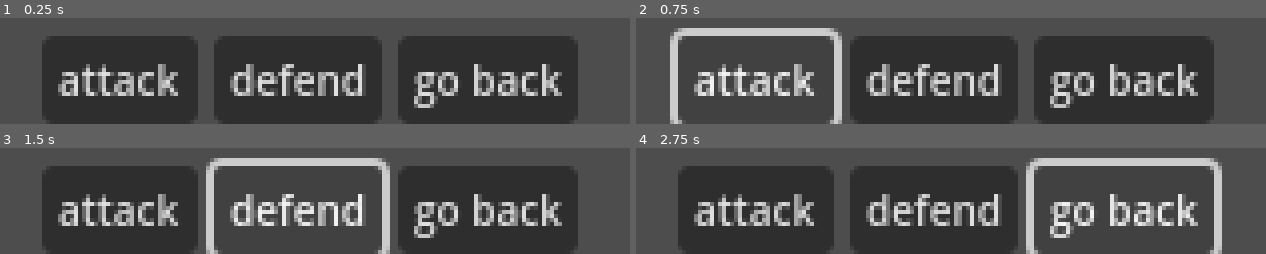
Above: before the commit, frames 1-4 (two rows, left to right).
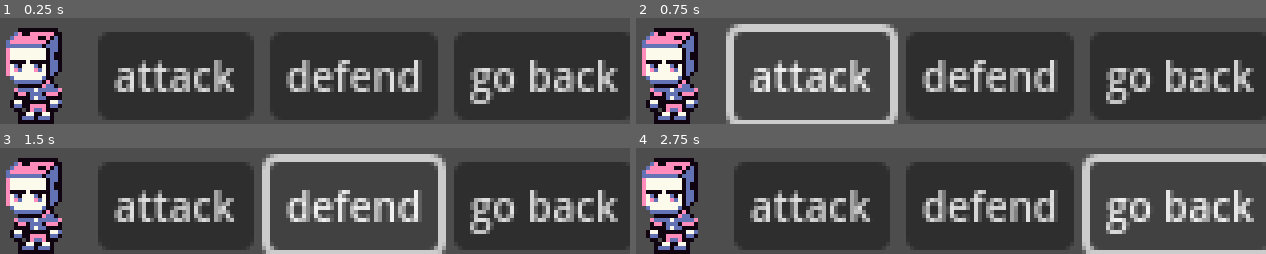
Above: after the commit, the same moments.

Repository: 0xspiderr/gbjam13_gamejam
Game: Godot game, scene res://scenes/combat/combat.tscn
The game is run twice, just before and just after one commit, with the same random seed, the same clock (stepped at 60 frames per second) and the same inputs. This scene is started directly instead of the project's main scene.
Inputs:
- Up to frame 1 (0.25 s): no input
- Up to frame 2 (0.75 s): click "attack" at 0.5 s
- Up to frame 3 (1.5 s): click "defend" at 1.25 s
- Up to frame 4 (2.75 s): click "go back" at 2 s

The runs differ from the first frame. In frame 1, 44% of the frame differs, in the area x 0-100%, y 9-100%; in frame 2, 42%; in frame 3, 45%, in the area x 0-100%, y 5-100%; in frame 4, 41%.

Commit message:
disable input when player is in combat

Diff:
--- a/project.godot
+++ b/project.godot
@@ -18,6 +18,7 @@
 [autoload]
 
 EventBus="*res://singletons/event_bus.gd"
+PlayerData="*res://singletons/player_data.gd"
 
 [display]
 
--- a/scenes/combat/combat.tscn
+++ b/scenes/combat/combat.tscn
@@ -1,6 +1,7 @@
-[gd_scene load_steps=2 format=3 uid="uid://cnseaei7cyk0j"]
+[gd_scene load_steps=3 format=3 uid="uid://cnseaei7cyk0j"]
 
 [ext_resource type="Script" uid="uid://ckmfpkw5erjvw" path="res://scenes/combat/combat.gd" id="1_5vqsm"]
+[ext_resource type="Texture2D" uid="uid://c6wddf3aubqja" path="res://assets/sprites/dice-sprite.png" id="2_6aonj"]
 
 [node name="Combat" type="Control"]
 layout_mode = 3
@@ -29,6 +30,10 @@
 size_flags_horizontal = 4
 size_flags_vertical = 4
 
+[node name="TextureRect" type="TextureRect" parent="MarginContainer/HBoxContainer"]
+layout_mode = 2
+texture = ExtResource("2_6aonj")
+
 [node name="AttackBtn" type="Button" parent="MarginContainer/HBoxContainer"]
 layout_mode = 2
 size_flags_horizontal = 4
--- a/scenes/game/game.gd
+++ b/scenes/game/game.gd
@@ -29,6 +29,7 @@
 
 #region COMBAT SIGNALS
 func _on_start_combat() -> void:
+	PlayerData.toggle_is_in_combat()
 	# hide the current level
 	current_level.visible = false
 
@@ -39,6 +40,7 @@
 
 
 func _on_end_combat() -> void:
+	PlayerData.toggle_is_in_combat()
 	# after the combat has ended make the current level visible again
 	current_level.visible = true
 
--- a/scenes/player/player.gd
+++ b/scenes/player/player.gd
@@ -17,6 +17,10 @@
 
 
 func _physics_process(delta: float) -> void:
+	# dont process player character input if in combat.
+	if PlayerData.is_in_combat:
+		return
+
 	_move_player(delta)
 	_play_animation()
 	move_and_slide()
@@ -24,6 +28,7 @@
 
 func _move_player(delta: float) -> void:
 	player_dir = Input.get_vector("left", "right", "up", "down")
+	print(position)
 	# velocity weight determines wether the player will accelerate or slow down based on input
 	var velocity_weight := 0.0
 	# normalize direction so that the player speed will be the same diagonally too.
--- a/scenes/player/player.tscn
+++ b/scenes/player/player.tscn
@@ -137,7 +137,7 @@
 [node name="PlayerSprites" type="AnimatedSprite2D" parent="."]
 sprite_frames = SubResource("SpriteFrames_8afob")
 animation = &"walk_down"
-frame_progress = 0.378579
+frame_progress = 0.401291
 
 [node name="CollisionShape2D" type="CollisionShape2D" parent="."]
 shape = SubResource("RectangleShape2D_8afob")
--- /dev/null
+++ b/singletons/player_data.gd
@@ -0,0 +1,8 @@
+extends Node
+
+
+var is_in_combat: bool = false
+
+
+func toggle_is_in_combat() -> void:
+	is_in_combat = !is_in_combat
Not shown, added: singletons/player_data.gd.uid
